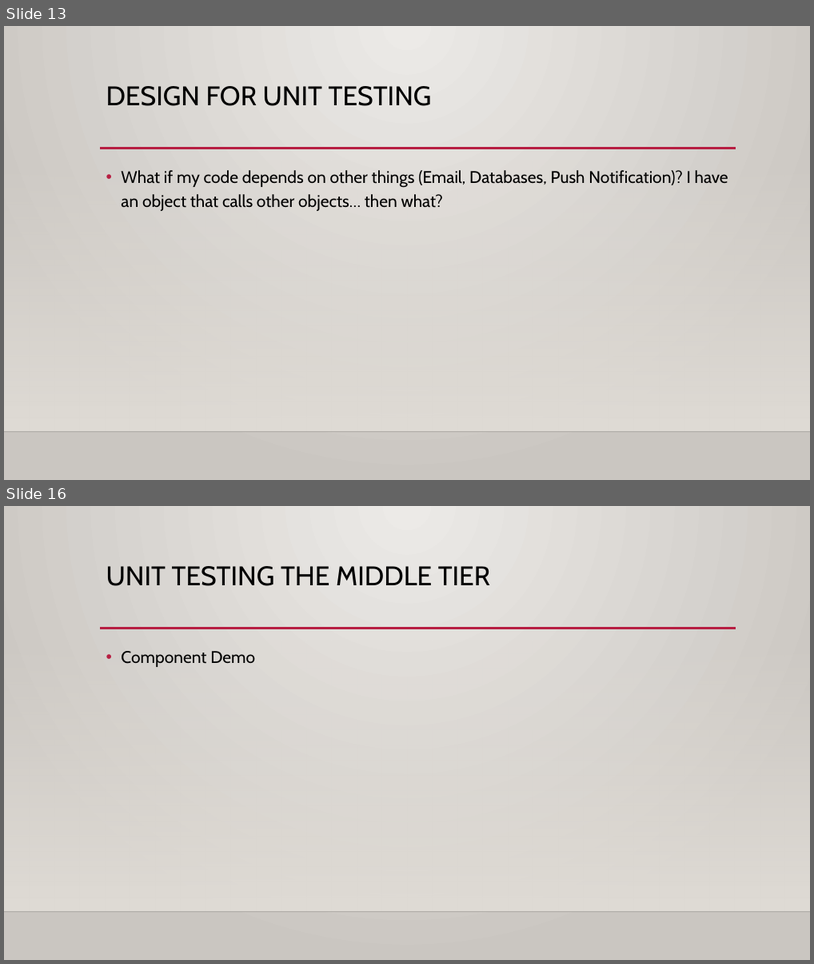
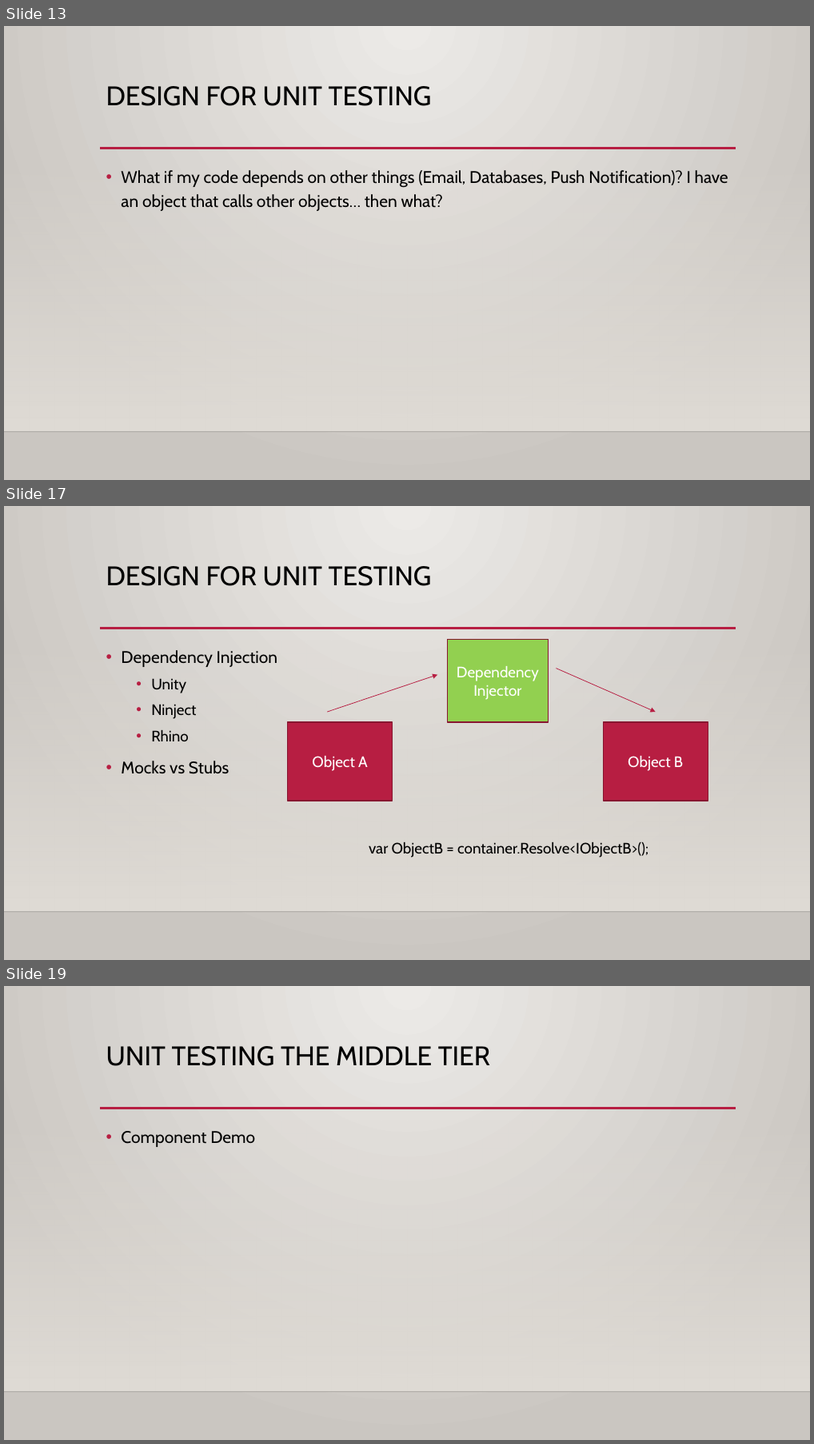
Before and after one commit to Wauna/UnitTestingPresentation, a slide deck: Presentation/UnitTesting.pptx. Shown one above the other, each under a label of ours: slides 13 and 16 before the commit, slides 13, 17 and 19 after it; the slides between them are not shown. The pictures are 814x964 and 814x1444 pixels, drawn with LibreOffice and Linux fonts; fonts in the diff are those of the drawing; background and template pictures are left out. Boxes give left, top, right and bottom in pixels: in the first picture for what was removed or moved away, otherwise in the second. Text is boxed around its words. In the diff, an @@ line names an element or a change of style, - is before the commit and + after.

```diff
--- a/Presentation/UnitTesting.pptx
+++ b/Presentation/UnitTesting.pptx
@@ slide 17 added at (4,506,810,960), background gradient #ECEAE7 to #CAC7C1; not listed: 3 template elements that a slide beside it also shows @@
@@ title added at (106,566,432,586), 32 pt, text #000000 @@
+DESIGN FOR UNIT TESTING
@@ rectangle added at (447,639,549,722), fill #92D050, outline #871631 1.25 pt, 18 pt, text #FFFFFF @@
+Dependency Injector
@@ text added at (121,650,278,774), 20 pt, text #000000 @@
+• Dependency Injection
+  • Unity
+  • Ninject
+  • Rhino
+• Mocks vs Stubs
@@ arrow added from (556, 668) to (656, 712), #B71E42 0.75 pt @@
@@ arrow added from (328, 712) to (438, 675), #B71E42 0.75 pt @@
@@ rectangle added at (288,722,392,800), fill #B71E42, outline #871631 1.25 pt, 18 pt, text #FFFFFF @@
+Object A
@@ rectangle added at (603,722,708,800), fill #B71E42, outline #871631 1.25 pt, 18 pt, text #FFFFFF @@
+Object B
@@ text added at (369,842,649,857), 18 pt, text #000000 @@
+var ObjectB = container.Resolve<IObjectB>();
@@ what was slide 16 is now slide 19 @@
```
Also in this commit, not shown: 4 slides changed, 3 other slides added, 1 slide removed, 11 other files.
